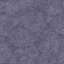
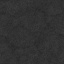
Revision of a layered 64px x 64px image; what changed, layer by layer:
pixels changed over (x1=0, y1=0, x2=64, y2=64) (layer not identified)
